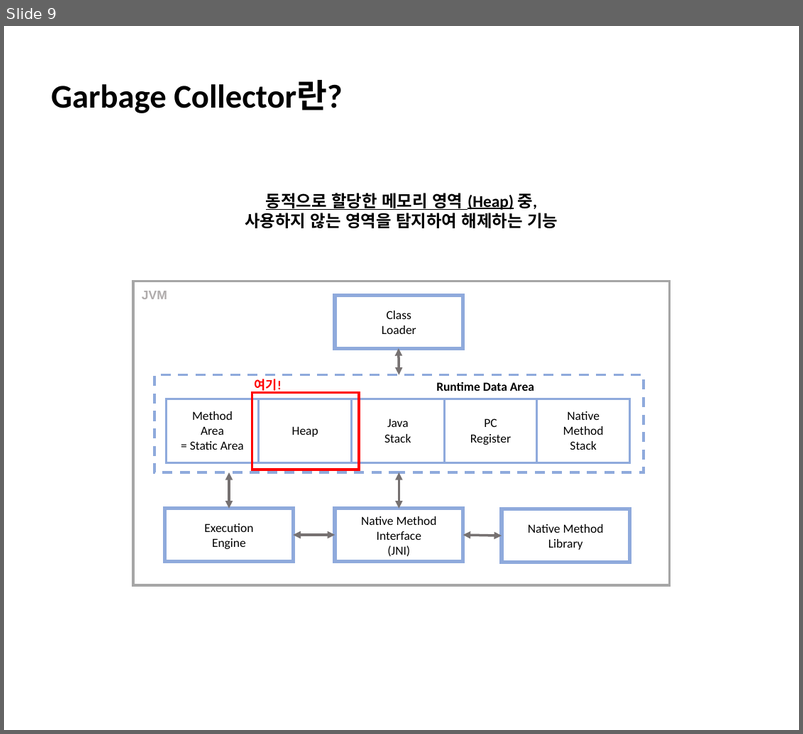
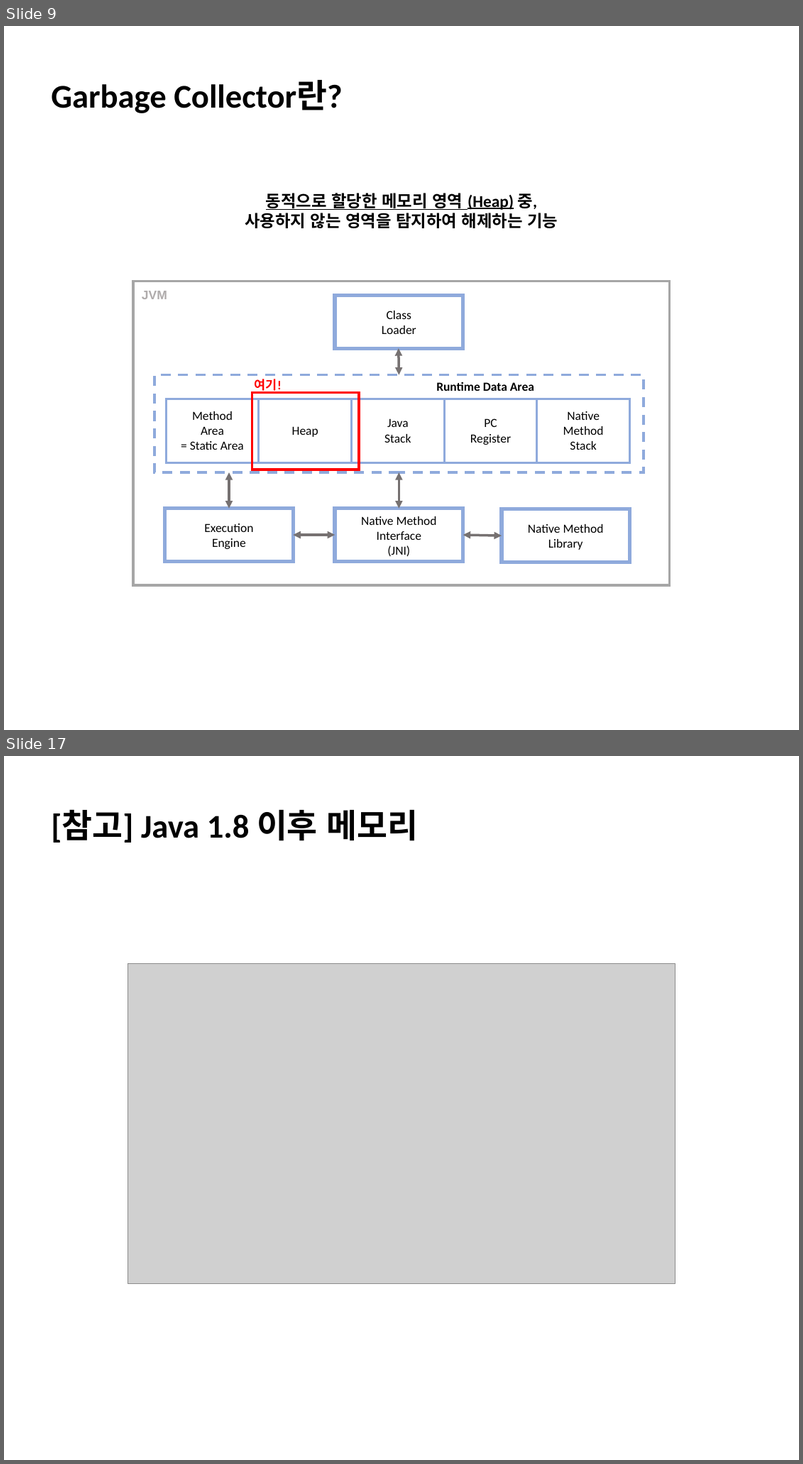
Before and after one commit to ChoSooMin/CS-Study, a slide deck: Java/Day 2_Garbage Collector.pptx. Shown one above the other, each under a label of ours: slide 9 before the commit, slides 9 and 17 after it; the slides between them are not shown. The pictures are 803x734 and 803x1464 pixels, drawn with LibreOffice and Linux fonts; fonts in the diff are those of the drawing; grey boxes stand for pictures. Boxes give left, top, right and bottom in pixels: in the first picture for what was removed or moved away, otherwise in the second. Text is boxed around its words. In the diff, an @@ line names an element or a change of style, - is before the commit and + after.

Commit message:
[Java] Garbage Collector

```diff
--- a/Java/Day 2_Garbage Collector.pptx
+++ b/Java/Day 2_Garbage Collector.pptx
@@ slide 17 added at (4, 756, 799, 1460), background #FFFFFF @@
@@ text added at (51, 810, 419, 843), 40 pt, text #000000, bold @@
+[참고] Java 1.8 이후 메모리
@@ picture added at (128, 963, 676, 1284) @@
```
Also in this commit, not shown: 7 slides changed, 30 other slides added, 20 slides removed.
